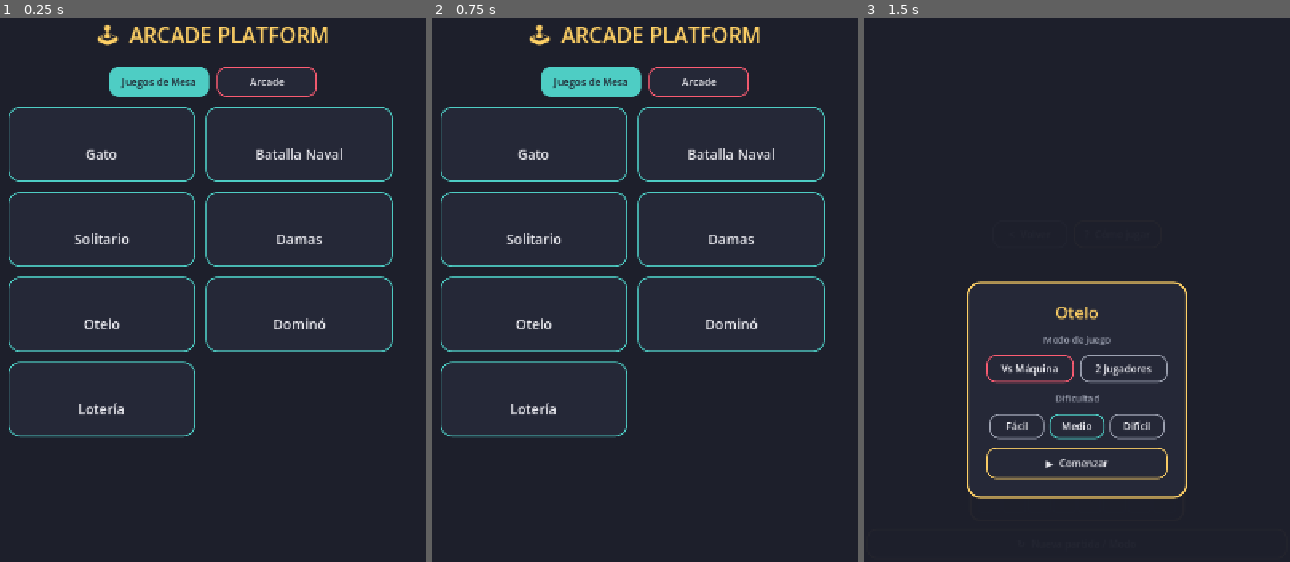
Above: before the commit, frames 1-3 (left to right).
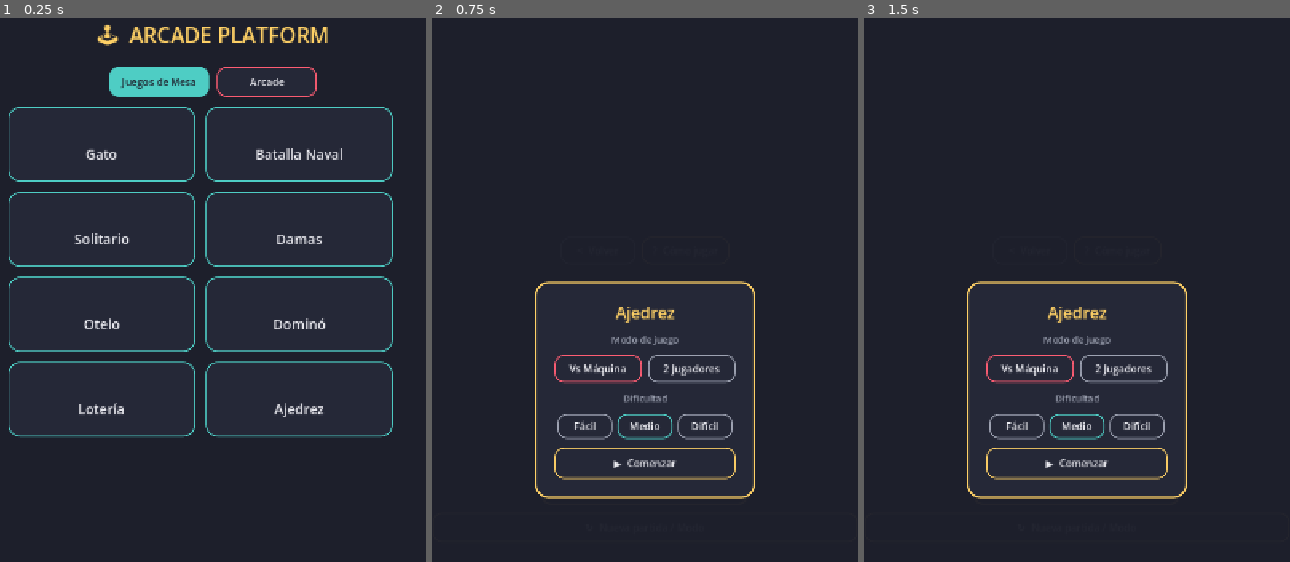
Above: after the commit, the same moments.

Repository: jfrodriguezva/Arcade
Game: Godot game, scene res://core/scenes/hub.tscn
Same seed, same stepped clock (60 frames per second), same inputs: the game is played once before the commit and once after it.
Inputs (mouse positions are in pixels of both pictures, inside the frame that each line leads up to):
- Up to frame 1 (0.25 s): no input
- Up to frame 2 (0.75 s): click (730, 398) at 0.5 s, where only the run after the commit has a clickable "Ajedrez"
- Up to frame 3 (1.5 s): click (991, 317) at 1.27 s

The runs differ from the first frame. In frame 1, 0.6% of the frame differs, in the area x 48-93%, y 63-78%; in frame 2, 9.0%, in the area x 2-93%, y 1-89%; in frame 3, 0.2%.

Commit message:
Ajedrez completo
Reglas estandar: movimiento de cada pieza, enroque corto y largo
(con validacion de jaque de paso), jaque, jaque mate, ahogado,
promocion automatica a Dama. Simplificacion documentada: sin
captura al paso (en passant), para acotar riesgo de bugs sutiles.

IA con minimax + poda alfa-beta y tablas posicionales para peones
y caballos. Facil = profundidad 1 con ruido aleatorio, Medio =
profundidad 2, Dificil = profundidad 3. Modo "2 Jugadores" para
jugar pasando el dispositivo.

Validado con autojuego aleatorio de 150 jugadas (sin dejar el
propio rey en jaque en ningun movimiento "legal"), verificacion de
que la posicion inicial tiene exactamente 20 movimientos legales,
y un mate de torre clasico detectado correctamente.

Co-Authored-By: Claude Sonnet 5 <noreply@anthropic.com>

Diff:
--- a/core/autoload/game_manager.gd
+++ b/core/autoload/game_manager.gd
@@ -53,6 +53,13 @@
 		"scene": "res://games/board/loteria/loteria.tscn",
 		"enabled": true,
 	},
+	{
+		"id": "chess",
+		"title": "Ajedrez",
+		"category": "mesa",
+		"scene": "res://games/board/chess/chess.tscn",
+		"enabled": true,
+	},
 ]
 
 var current_game_id: String = ""
--- /dev/null
+++ b/games/board/chess/chess.gd
@@ -0,0 +1,604 @@
+extends Control
+## Ajedrez con reglas estándar: movimientos de cada pieza, enroque corto y
+## largo, jaque, jaque mate, ahogado y promoción automática a Dama.
+## Simplificación consciente: no incluye captura al paso (en passant),
+## por ser una regla poco usada y de alto riesgo de bugs sutiles.
+## 1 jugador contra la máquina (3 niveles) o 2 jugadores en el mismo
+## dispositivo.
+
+const GAME_ID := "chess"
+const SIZE := 8
+
+const PIECE_GLYPHS := {"P": "♙", "N": "♘", "B": "♗", "R": "♖", "Q": "♕", "K": "♔"}
+const PIECE_VALUES := {"P": 100.0, "N": 320.0, "B": 330.0, "R": 500.0, "Q": 900.0, "K": 20000.0}
+const BACK_RANK_ORDER := ["R", "N", "B", "Q", "K", "B", "N", "R"]
+
+const KNIGHT_OFFSETS := [
+	Vector2i(1, 2), Vector2i(2, 1), Vector2i(2, -1), Vector2i(1, -2),
+	Vector2i(-1, -2), Vector2i(-2, -1), Vector2i(-2, 1), Vector2i(-1, 2),
+]
+const BISHOP_DIRS := [Vector2i(1, 1), Vector2i(1, -1), Vector2i(-1, 1), Vector2i(-1, -1)]
+const ROOK_DIRS := [Vector2i(1, 0), Vector2i(-1, 0), Vector2i(0, 1), Vector2i(0, -1)]
+const KING_OFFSETS := [
+	Vector2i(1, 1), Vector2i(1, -1), Vector2i(-1, 1), Vector2i(-1, -1),
+	Vector2i(1, 0), Vector2i(-1, 0), Vector2i(0, 1), Vector2i(0, -1),
+]
+
+const PAWN_TABLE := [
+	[0, 0, 0, 0, 0, 0, 0, 0],
+	[50, 50, 50, 50, 50, 50, 50, 50],
+	[10, 10, 20, 30, 30, 20, 10, 10],
+	[5, 5, 10, 25, 25, 10, 5, 5],
+	[0, 0, 0, 20, 20, 0, 0, 0],
+	[5, -5, -10, 0, 0, -10, -5, 5],
+	[5, 10, 10, -20, -20, 10, 10, 5],
+	[0, 0, 0, 0, 0, 0, 0, 0],
+]
+const KNIGHT_TABLE := [
+	[-50, -40, -30, -30, -30, -30, -40, -50],
+	[-40, -20, 0, 0, 0, 0, -20, -40],
+	[-30, 0, 10, 15, 15, 10, 0, -30],
+	[-30, 5, 15, 20, 20, 15, 5, -30],
+	[-30, 0, 15, 20, 20, 15, 0, -30],
+	[-30, 5, 10, 15, 15, 10, 5, -30],
+	[-40, -20, 0, 5, 5, 0, -20, -40],
+	[-50, -40, -30, -30, -30, -30, -40, -50],
+]
+
+const HELP_TEXT := "Puedes jugar contra la máquina (3 niveles de dificultad) o pasando el dispositivo entre 2 personas.
+
+- Toca una pieza tuya para ver sus movimientos posibles (celdas con borde teal).
+- Toca una celda marcada para mover ahí.
+- El rey puede enrocar con una torre que no se haya movido, si no hay piezas entre ellos y el rey no pasa por jaque.
+- Los peones que llegan al otro extremo se convierten automáticamente en Dama.
+
+Gana quien dé jaque mate. Si el jugador en turno no tiene movimientos legales y no está en jaque, es tablas por ahogado.
+
+(Simplificación: esta versión no incluye la captura al paso)."
+
+var board: Array = []
+var cell_buttons: Array = []
+var current_turn: String = "player"
+var game_over: bool = false
+var mode: String = "pve"
+var difficulty: String = "medium"
+var selected: Vector2i = Vector2i(-1, -1)
+var legal_targets: Array = []
+
+var status_label: Label
+
+
+func _ready() -> void:
+	_build_ui()
+	UIKit.show_setup_overlay(self, "Ajedrez", true, true, _on_setup_confirmed)
+
+
+func _on_setup_confirmed(config: Dictionary) -> void:
+	mode = config["mode"]
+	difficulty = config["difficulty"]
+	_new_game()
+
+
+func _build_ui() -> void:
+	UIKit.apply_background(self)
+
+	var margin := MarginContainer.new()
+	margin.set_anchors_preset(Control.PRESET_FULL_RECT)
+	for side: String in ["margin_left", "margin_right", "margin_top", "margin_bottom"]:
+		margin.add_theme_constant_override(side, 20)
+	add_child(margin)
+
+	var vbox := VBoxContainer.new()
+	vbox.alignment = BoxContainer.ALIGNMENT_CENTER
+	vbox.add_theme_constant_override("separation", 12)
+	margin.add_child(vbox)
+
+	UIKit.build_toolbar(vbox, self, "Ajedrez", HELP_TEXT)
+
+	status_label = UIKit.title_label("", 20, UIKit.COLOR_TEXT)
+	vbox.add_child(status_label)
+
+	var panel := PanelContainer.new()
+	panel.add_theme_stylebox_override("panel", UIKit.stylebox(UIKit.COLOR_PANEL, UIKit.COLOR_ACCENT_3, 16, 3))
+	var panel_margin := MarginContainer.new()
+	for side: String in ["margin_left", "margin_right", "margin_top", "margin_bottom"]:
+		panel_margin.add_theme_constant_override(side, 8)
+	panel.add_child(panel_margin)
+
+	var center := CenterContainer.new()
+	vbox.add_child(center)
+	center.add_child(panel)
+
+	var grid := GridContainer.new()
+	grid.columns = SIZE
+	grid.add_theme_constant_override("h_separation", 1)
+	grid.add_theme_constant_override("v_separation", 1)
+	panel_margin.add_child(grid)
+
+	for y in range(SIZE):
+		var row: Array = []
+		for x in range(SIZE):
+			var cell := Button.new()
+			cell.custom_minimum_size = Vector2(38, 38)
+			cell.add_theme_font_size_override("font_size", 22)
+			cell.pressed.connect(_on_cell_pressed.bind(x, y))
+			grid.add_child(cell)
+			row.append(cell)
+		cell_buttons.append(row)
+
+	var restart_btn := Button.new()
+	restart_btn.text = "↻  Nueva partida / Modo"
+	restart_btn.custom_minimum_size = Vector2(220, 48)
+	UIKit.style_button(restart_btn, UIKit.COLOR_ACCENT_3)
+	restart_btn.pressed.connect(func() -> void: UIKit.show_setup_overlay(self, "Ajedrez", true, true, _on_setup_confirmed))
+	vbox.add_child(restart_btn)
+
+
+func _new_game() -> void:
+	board = []
+	for y in range(SIZE):
+		var row: Array = []
+		for x in range(SIZE):
+			row.append(null)
+		board.append(row)
+
+	for x in range(SIZE):
+		board[0][x] = {"type": BACK_RANK_ORDER[x], "owner": "bot", "moved": false}
+		board[1][x] = {"type": "P", "owner": "bot", "moved": false}
+		board[6][x] = {"type": "P", "owner": "player", "moved": false}
+		board[7][x] = {"type": BACK_RANK_ORDER[x], "owner": "player", "moved": false}
+
+	current_turn = "player"
+	game_over = false
+	selected = Vector2i(-1, -1)
+	legal_targets = []
+	_update_turn_status()
+	_redraw_all()
+
+
+# --- Generación de movimientos ---
+
+func _in_bounds(x: int, y: int) -> bool:
+	return x >= 0 and x < SIZE and y >= 0 and y < SIZE
+
+
+func _pseudo_moves(b: Array, x: int, y: int) -> Array:
+	var piece: Dictionary = b[y][x]
+	var owner: String = piece["owner"]
+	var moves: Array = []
+
+	match piece["type"]:
+		"P":
+			var dir: int = -1 if owner == "player" else 1
+			var start_row: int = 6 if owner == "player" else 1
+			var ny: int = y + dir
+			if _in_bounds(x, ny) and b[ny][x] == null:
+				moves.append(Vector2i(x, ny))
+				var ny2: int = y + dir * 2
+				if y == start_row and b[ny2][x] == null:
+					moves.append(Vector2i(x, ny2))
+			for dx in [-1, 1]:
+				var nx: int = x + dx
+				if _in_bounds(nx, ny) and b[ny][nx] != null and b[ny][nx]["owner"] != owner:
+					moves.append(Vector2i(nx, ny))
+		"N":
+			for off: Vector2i in KNIGHT_OFFSETS:
+				var nx: int = x + off.x
+				var ny2: int = y + off.y
+				if _in_bounds(nx, ny2) and (b[ny2][nx] == null or b[ny2][nx]["owner"] != owner):
+					moves.append(Vector2i(nx, ny2))
+		"B":
+			_add_sliding(b, x, y, owner, BISHOP_DIRS, moves)
+		"R":
+			_add_sliding(b, x, y, owner, ROOK_DIRS, moves)
+		"Q":
+			_add_sliding(b, x, y, owner, BISHOP_DIRS, moves)
+			_add_sliding(b, x, y, owner, ROOK_DIRS, moves)
+		"K":
+			for off: Vector2i in KING_OFFSETS:
+				var nx: int = x + off.x
+				var ny2: int = y + off.y
+				if _in_bounds(nx, ny2) and (b[ny2][nx] == null or b[ny2][nx]["owner"] != owner):
+					moves.append(Vector2i(nx, ny2))
+			_add_castle_moves(b, x, y, owner, moves)
+
+	return moves
+
+
+func _add_sliding(b: Array, x: int, y: int, owner: String, dirs: Array, moves: Array) -> void:
+	for dir: Vector2i in dirs:
+		var nx: int = x + dir.x
+		var ny: int = y + dir.y
+		while _in_bounds(nx, ny):
+			if b[ny][nx] == null:
+				moves.append(Vector2i(nx, ny))
+			else:
+				if b[ny][nx]["owner"] != owner:
+					moves.append(Vector2i(nx, ny))
+				break
+			nx += dir.x
+			ny += dir.y
+
+
+func _add_castle_moves(b: Array, x: int, y: int, owner: String, moves: Array) -> void:
+	var king: Dictionary = b[y][x]
+	if king["moved"] or _is_square_attacked(b, x, y, owner):
+		return
+
+	var rook_k: Variant = b[y][7]
+	if rook_k != null and rook_k["type"] == "R" and rook_k["owner"] == owner and not rook_k["moved"]:
+		if b[y][5] == null and b[y][6] == null:
+			if not _is_square_attacked(b, 5, y, owner) and not _is_square_attacked(b, 6, y, owner):
+				moves.append(Vector2i(6, y))
+
+	var rook_q: Variant = b[y][0]
+	if rook_q != null and rook_q["type"] == "R" and rook_q["owner"] == owner and not rook_q["moved"]:
+		if b[y][1] == null and b[y][2] == null and b[y][3] == null:
+			if not _is_square_attacked(b, 3, y, owner) and not _is_square_attacked(b, 2, y, owner):
+				moves.append(Vector2i(2, y))
+
+
+func _is_square_attacked(b: Array, tx: int, ty: int, owner: String) -> bool:
+	var attacker: String = "bot" if owner == "player" else "player"
+
+	var pawn_dir: int = 1 if attacker == "player" else -1
+	for dx in [-1, 1]:
+		var px: int = tx + dx
+		var py: int = ty + pawn_dir
+		if _in_bounds(px, py) and b[py][px] != null and b[py][px]["owner"] == attacker and b[py][px]["type"] == "P":
+			return true
+
+	for off: Vector2i in KNIGHT_OFFSETS:
+		var nx: int = tx + off.x
+		var ny: int = ty + off.y
+		if _in_bounds(nx, ny) and b[ny][nx] != null and b[ny][nx]["owner"] == attacker and b[ny][nx]["type"] == "N":
+			return true
+
+	for dir: Vector2i in BISHOP_DIRS:
+		var nx: int = tx + dir.x
+		var ny: int = ty + dir.y
+		while _in_bounds(nx, ny):
+			var cell: Variant = b[ny][nx]
+			if cell != null:
+				if cell["owner"] == attacker and (cell["type"] == "B" or cell["type"] == "Q"):
+					return true
+				break
+			nx += dir.x
+			ny += dir.y
+
+	for dir: Vector2i in ROOK_DIRS:
+		var nx: int = tx + dir.x
+		var ny: int = ty + dir.y
+		while _in_bounds(nx, ny):
+			var cell: Variant = b[ny][nx]
+			if cell != null:
+				if cell["owner"] == attacker and (cell["type"] == "R" or cell["type"] == "Q"):
+					return true
+				break
+			nx += dir.x
+			ny += dir.y
+
+	for off: Vector2i in KING_OFFSETS:
+		var nx: int = tx + off.x
+		var ny: int = ty + off.y
+		if _in_bounds(nx, ny) and b[ny][nx] != null and b[ny][nx]["owner"] == attacker and b[ny][nx]["type"] == "K":
+			return true
+
+	return false
+
+
+func _find_king(b: Array, owner: String) -> Vector2i:
+	for y in range(SIZE):
+		for x in range(SIZE):
+			var cell: Variant = b[y][x]
+			if cell != null and cell["owner"] == owner and cell["type"] == "K":
+				return Vector2i(x, y)
+	return Vector2i(-1, -1)
+
+
+func _is_in_check(b: Array, owner: String) -> bool:
+	var k: Vector2i = _find_king(b, owner)
+	if k.x == -1:
+		return false
+	return _is_square_attacked(b, k.x, k.y, owner)
+
+
+func _clone_board(b: Array) -> Array:
+	var copy: Array = []
+	for row: Array in b:
+		var new_row: Array = []
+		for cell: Variant in row:
+			new_row.append(null if cell == null else {"type": cell["type"], "owner": cell["owner"], "moved": cell["moved"]})
+		copy.append(new_row)
+	return copy
+
+
+func _apply_move(b: Array, from: Vector2i, to: Vector2i) -> void:
+	var piece: Dictionary = b[from.y][from.x]
+	b[from.y][from.x] = null
+
+	if piece["type"] == "K" and abs(to.x - from.x) == 2:
+		var rook_from_x: int = 7 if to.x > from.x else 0
+		var rook_to_x: int = 5 if to.x > from.x else 3
+		var rook: Dictionary = b[from.y][rook_from_x]
+		b[from.y][rook_from_x] = null
+		rook["moved"] = true
+		b[from.y][rook_to_x] = rook
+
+	piece["moved"] = true
+	b[to.y][to.x] = piece
+
+	if piece["type"] == "P" and (to.y == 0 or to.y == SIZE - 1):
+		piece["type"] = "Q"
+
+
+func _legal_moves_for(b: Array, x: int, y: int) -> Array:
+	var piece: Variant = b[y][x]
+	if piece == null:
+		return []
+	var owner: String = piece["owner"]
+	var legal: Array = []
+	for to: Vector2i in _pseudo_moves(b, x, y):
+		var nb: Array = _clone_board(b)
+		_apply_move(nb, Vector2i(x, y), to)
+		if not _is_in_check(nb, owner):
+			legal.append(to)
+	return legal
+
+
+func _all_legal_moves(b: Array, owner: String) -> Array:
+	var moves: Array = []
+	for y in range(SIZE):
+		for x in range(SIZE):
+			var piece: Variant = b[y][x]
+			if piece != null and piece["owner"] == owner:
+				for to: Vector2i in _legal_moves_for(b, x, y):
+					moves.append({"from": Vector2i(x, y), "to": to})
+	return moves
+
+
+func _game_status(b: Array, owner: String) -> String:
+	if not _all_legal_moves(b, owner).is_empty():
+		return "ongoing"
+	return "checkmate" if _is_in_check(b, owner) else "stalemate"
+
+
+# --- UI ---
+
+func _redraw_all() -> void:
+	for y in range(SIZE):
+		for x in range(SIZE):
+			_style_square(x, y)
+
+
+func _style_square(x: int, y: int) -> void:
+	var cell: Button = cell_buttons[y][x]
+	var light: bool = (x + y) % 2 == 0
+	var base_color: Color = UIKit.COLOR_BG_LIGHT if light else UIKit.COLOR_PANEL
+
+	var is_selected: bool = selected == Vector2i(x, y)
+	var is_target: bool = legal_targets.has(Vector2i(x, y))
+
+	var border: Color = Color(0, 0, 0, 0)
+	var bw := 0
+	if is_selected:
+		border = UIKit.COLOR_ACCENT_3
+		bw = 3
+	elif is_target:
+		border = UIKit.COLOR_ACCENT_2
+		bw = 3
+
+	var sb: StyleBoxFlat = UIKit.stylebox(base_color, border, 4, bw)
+	cell.add_theme_stylebox_override("normal", sb)
+	cell.add_theme_stylebox_override("hover", sb)
+	cell.add_theme_stylebox_override("disabled", sb)
+
+	var piece: Variant = board[y][x]
+	if piece == null:
+		cell.text = "·" if is_target else ""
+		cell.add_theme_color_override("font_color", UIKit.COLOR_TEXT_DIM)
+		cell.add_theme_color_override("font_disabled_color", UIKit.COLOR_TEXT_DIM)
+	else:
+		cell.text = PIECE_GLYPHS[piece["type"]]
+		var color: Color = UIKit.COLOR_ACCENT if piece["owner"] == "player" else UIKit.COLOR_ACCENT_2
+		cell.add_theme_color_override("font_color", color)
+		cell.add_theme_color_override("font_disabled_color", color)
+
+
+func _on_cell_pressed(x: int, y: int) -> void:
+	if game_over:
+		return
+	if mode == "pve" and current_turn != "player":
+		return
+
+	var owner: String = current_turn
+	var piece: Variant = board[y][x]
+
+	if selected == Vector2i(-1, -1):
+		if piece != null and piece["owner"] == owner:
+			selected = Vector2i(x, y)
+			legal_targets = _legal_moves_for(board, x, y)
+			_redraw_all()
+		return
+
+	if piece != null and piece["owner"] == owner:
+		selected = Vector2i(x, y)
+		legal_targets = _legal_moves_for(board, x, y)
+		_redraw_all()
+		return
+
+	var target := Vector2i(x, y)
+	if not legal_targets.has(target):
+		selected = Vector2i(-1, -1)
+		legal_targets = []
+		_redraw_all()
+		return
+
+	_apply_move(board, selected, target)
+	selected = Vector2i(-1, -1)
+	legal_targets = []
+	_redraw_all()
+	_advance_turn(owner)
+
+
+func _advance_turn(mover: String) -> void:
+	var next_owner: String = "bot" if mover == "player" else "player"
+	var status: String = _game_status(board, next_owner)
+
+	if status == "checkmate":
+		_end_game(mover, false)
+		return
+	if status == "stalemate":
+		_end_game("", true)
+		return
+
+	current_turn = next_owner
+	_update_turn_status()
+
+	if mode == "pve" and current_turn == "bot":
+		await get_tree().create_timer(0.3).timeout
+		_bot_move()
+
+
+func _turn_label(owner: String) -> String:
+	if mode == "pve":
+		return "Tú" if owner == "player" else "La máquina"
+	return "Jugador 1 (rosa)" if owner == "player" else "Jugador 2 (teal)"
+
+
+func _update_turn_status() -> void:
+	var check_suffix: String = " · ¡Jaque!" if _is_in_check(board, current_turn) else ""
+	if mode == "pve":
+		if current_turn == "player":
+			status_label.text = "Tu turno" + check_suffix
+			status_label.add_theme_color_override("font_color", UIKit.COLOR_ACCENT)
+		else:
+			status_label.text = "Turno de la máquina..." + check_suffix
+			status_label.add_theme_color_override("font_color", UIKit.COLOR_ACCENT_2)
+	else:
+		status_label.text = ("Turno: %s" % _turn_label(current_turn)) + check_suffix
+		status_label.add_theme_color_override("font_color", UIKit.COLOR_ACCENT if current_turn == "player" else UIKit.COLOR_ACCENT_2)
+
+
+func _end_game(winner_owner: String, is_stalemate: bool) -> void:
+	game_over = true
+	if is_stalemate:
+		status_label.text = "Tablas por ahogado (sin movimientos legales)"
+		status_label.add_theme_color_override("font_color", UIKit.COLOR_TEXT_DIM)
+		return
+
+	if mode == "pve":
+		if winner_owner == "player":
+			status_label.text = "¡Jaque mate! Ganaste"
+			status_label.add_theme_color_override("font_color", UIKit.COLOR_ACCENT_3)
+			_record_result("wins")
+		else:
+			status_label.text = "Jaque mate. Ganó la máquina"
+			status_label.add_theme_color_override("font_color", UIKit.COLOR_DANGER)
+			_record_result("losses")
+	else:
+		status_label.text = "¡Jaque mate! Ganó %s" % _turn_label(winner_owner)
+		status_label.add_theme_color_override("font_color", UIKit.COLOR_ACCENT_3)
+
+
+func _record_result(key: String) -> void:
+	var stats: Dictionary = SaveManager.get_game_data(GAME_ID)
+	stats[key] = stats.get(key, 0) + 1
+	SaveManager.set_game_data(GAME_ID, stats)
+
+
+# --- IA (minimax con poda alfa-beta) ---
+
+func _piece_square_bonus(piece_type: String, x: int, y: int, owner: String) -> float:
+	var row: int = y if owner == "bot" else 7 - y
+	match piece_type:
+		"P": return PAWN_TABLE[row][x]
+		"N": return KNIGHT_TABLE[row][x]
+		_: return 0.0
+
+
+func _evaluate_board(b: Array) -> float:
+	var score := 0.0
+	for y in range(SIZE):
+		for x in range(SIZE):
+			var cell: Variant = b[y][x]
+			if cell == null:
+				continue
+			var value: float = PIECE_VALUES[cell["type"]] + _piece_square_bonus(cell["type"], x, y, cell["owner"])
+			score += value if cell["owner"] == "bot" else -value
+	return score
+
+
+func _order_moves(b: Array, moves: Array) -> Array:
+	moves.sort_custom(func(m1: Dictionary, m2: Dictionary) -> bool:
+		var cap1: bool = b[m1["to"].y][m1["to"].x] != null
+		var cap2: bool = b[m2["to"].y][m2["to"].x] != null
+		return cap1 and not cap2
+	)
+	return moves
+
+
+func _minimax_chess(b: Array, depth: int, alpha: float, beta: float, owner: String) -> float:
+	if depth == 0:
+		return _evaluate_board(b)
+
+	var moves: Array = _order_moves(b, _all_legal_moves(b, owner))
+	if moves.is_empty():
+		if _is_in_check(b, owner):
+			return -100000.0 if owner == "bot" else 100000.0
+		return 0.0
+
+	if owner == "bot":
+		var best := -INF
+		for m: Dictionary in moves:
+			var nb: Array = _clone_board(b)
+			_apply_move(nb, m["from"], m["to"])
+			best = max(best, _minimax_chess(nb, depth - 1, alpha, beta, "player"))
+			alpha = max(alpha, best)
+			if beta <= alpha:
+				break
+		return best
+	else:
+		var best := INF
+		for m: Dictionary in moves:
+			var nb: Array = _clone_board(b)
+			_apply_move(nb, m["from"], m["to"])
+			best = min(best, _minimax_chess(nb, depth - 1, alpha, beta, "bot"))
+			beta = min(beta, best)
+			if beta <= alpha:
+				break
+		return best
+
+
+func _bot_move() -> void:
+	if game_over:
+		return
+
+	var depth: int = 2
+	match difficulty:
+		"easy": depth = 1
+		"medium": depth = 2
+		_: depth = 3
+
+	var moves: Array = _order_moves(board, _all_legal_moves(board, "bot"))
+	if moves.is_empty():
+		return
+
+	var candidates: Array = []
+	var best_score := -INF
+	for m: Dictionary in moves:
+		var nb: Array = _clone_board(board)
+		_apply_move(nb, m["from"], m["to"])
+		var score: float = _minimax_chess(nb, depth - 1, -INF, INF, "player")
+		if difficulty == "easy":
+			score += randf_range(-80.0, 80.0)
+		if score > best_score:
+			best_score = score
+			candidates = [m]
+		elif score == best_score:
+			candidates.append(m)
+
+	var chosen: Dictionary = candidates[randi() % candidates.size()]
+	_apply_move(board, chosen["from"], chosen["to"])
+	_redraw_all()
+	_advance_turn("bot")
--- /dev/null
+++ b/games/board/chess/chess.tscn
@@ -0,0 +1,12 @@
+[gd_scene load_steps=2 format=3]
+
+[ext_resource type="Script" path="res://games/board/chess/chess.gd" id="1"]
+
+[node name="Chess" type="Control"]
+layout_mode=3
+anchors_preset=15
+anchor_right=1.0
+anchor_bottom=1.0
+grow_horizontal=2
+grow_vertical=2
+script=ExtResource("1")
Not shown, added: games/board/chess/chess.gd.uid
